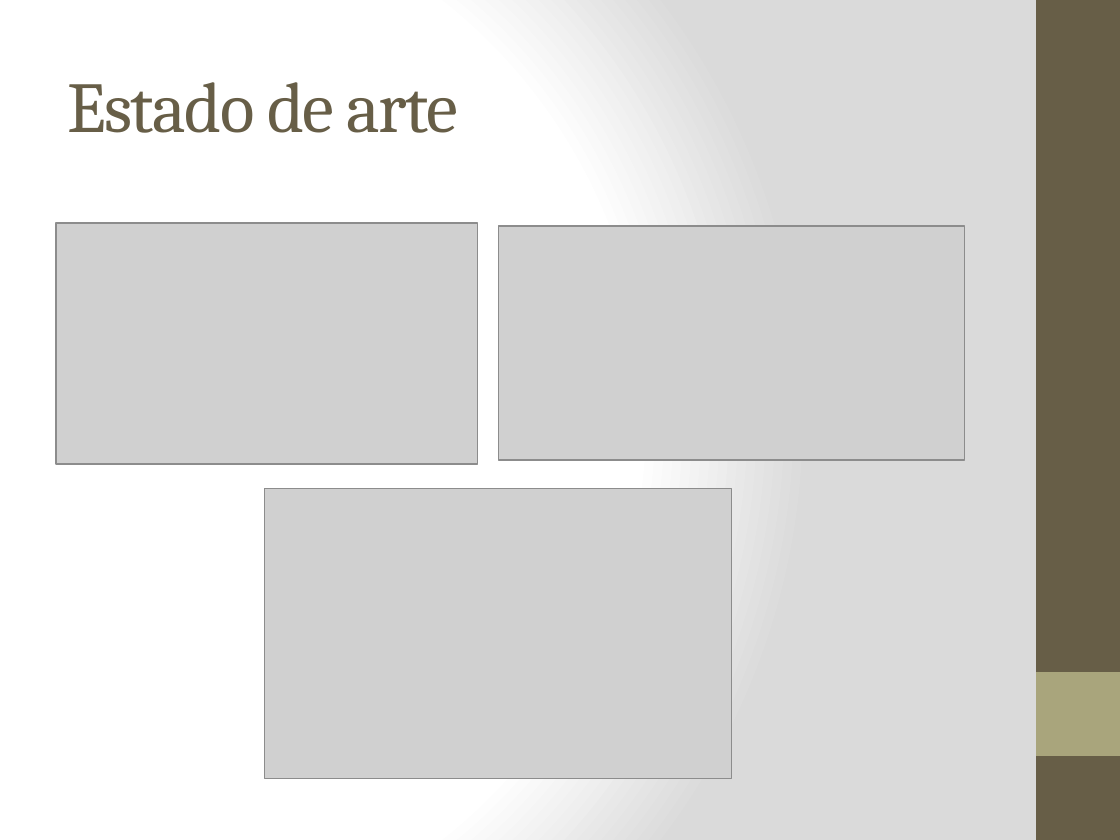
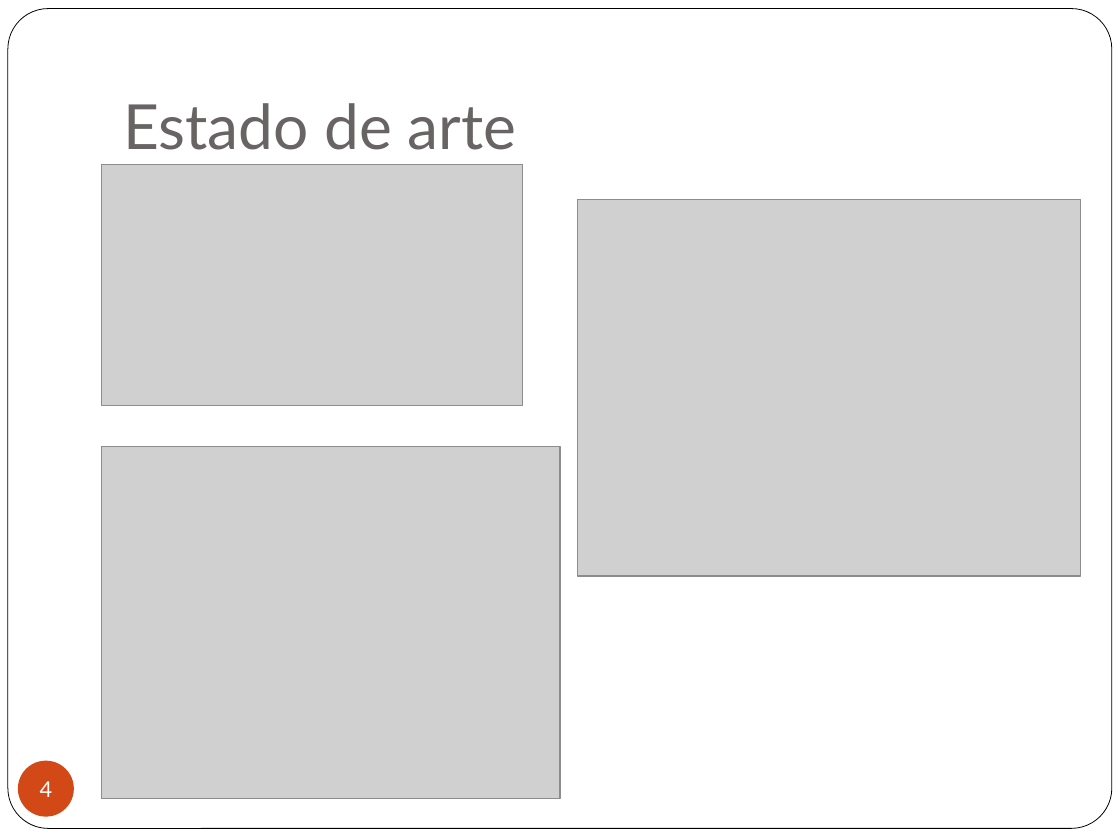
Before and after one commit to Vascomfortuna/Projeto-EI, a slide deck: slide 4 of Apresentação.pptx. Drawn at 1120x840 pixels with LibreOffice and Linux fonts; fonts in the diff are those of the drawing; grey boxes stand for pictures. Boxes give left, top, right and bottom in pixels: in the first picture for what was removed or moved away, otherwise in the second. Text is boxed around its words. In the diff, an @@ line names an element or a change of style, - is before the commit and + after.

```diff
--- a/Apresentação.pptx
+++ b/Apresentação.pptx
@@ background gradient #FFFFFF to #DADADA to #FFFFFF @@
@@ rounded rectangle added at bbox=[8, 9, 1112, 829], fill #FFFFFF, outline #000000 0.5 pt @@
@@ rectangle removed at bbox=[1036, 0, 1120, 840] @@
@@ title "Estado de arte": place and size @@
-title "Estado de arte" at bbox=[67, 82, 458, 133]
+title "Estado de arte" at bbox=[123, 103, 517, 150]
@@ title "Estado de arte" at bbox=[123, 103, 517, 150]: size 46 to 40 pt, font Cambria to Lato, text colour #675E47 to #696464, letter spacing -1 to 0 pt; vertical alignment middle to bottom @@
@@ picture: place and size @@
-picture at bbox=[56, 223, 477, 464]
+picture at bbox=[102, 165, 523, 405]
@@ picture added at bbox=[578, 199, 1081, 576] @@
@@ picture removed at bbox=[498, 226, 965, 460] @@
@@ picture added at bbox=[102, 447, 561, 800] @@
@@ picture removed at bbox=[265, 488, 732, 778] @@
@@ rectangle removed at bbox=[1036, 672, 1120, 756] @@
@@ page number added at bbox=[18, 760, 74, 816], fill #D34817, 14 pt, text #FFFFFF @@
+4
```
Also in this commit, not shown: 7 other slides changed, 4 slides added, 6 slides removed, 22 other files.
